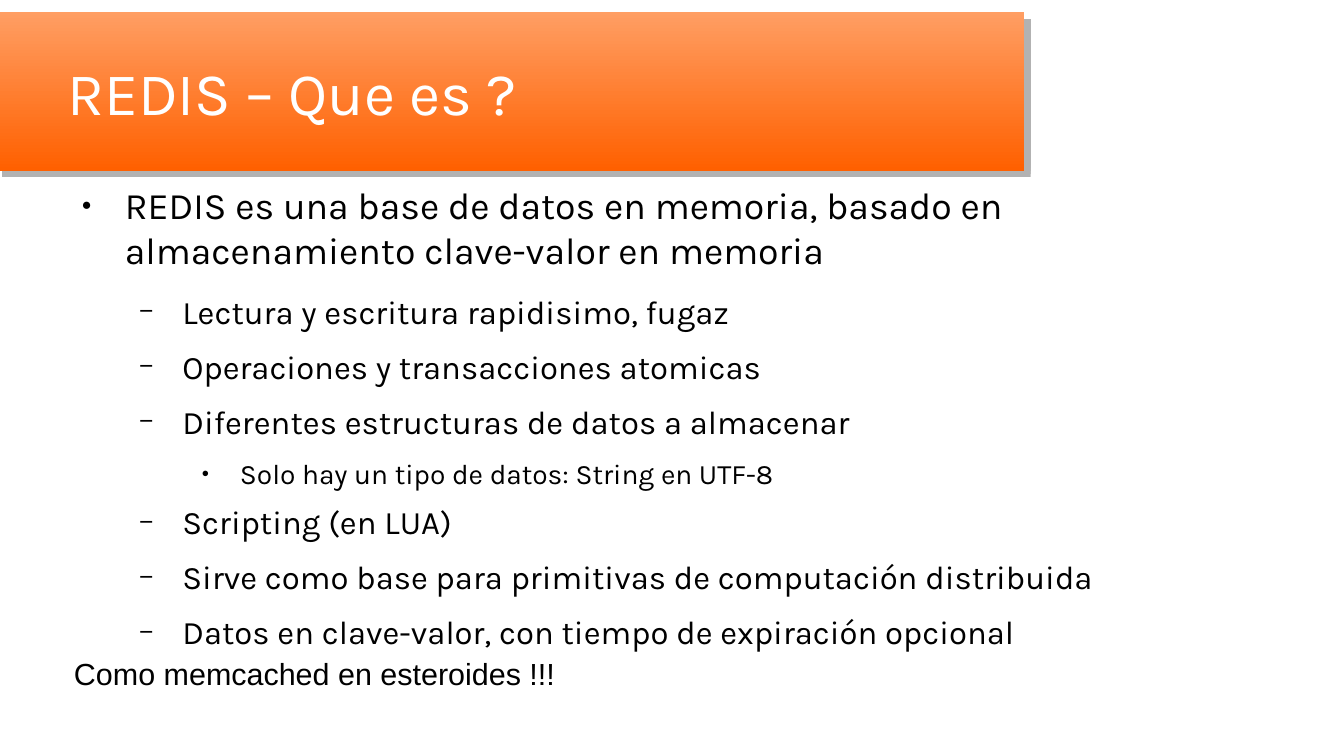
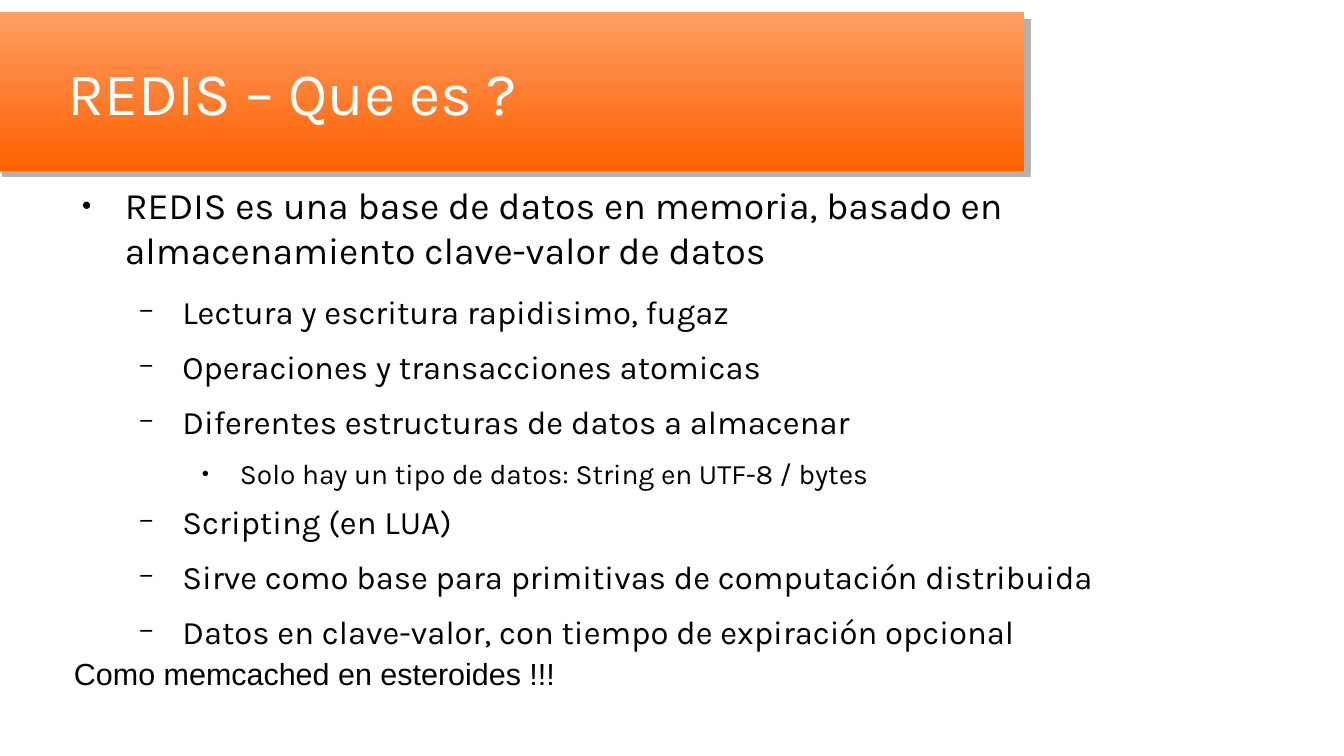
Before and after one commit to oscar-besga-panel/YaitRedisAndJedis, a slide deck: slide 2 of YaitRedisJedis_es.odp. Drawn at 1344x756 pixels with LibreOffice and Linux fonts; fonts in the diff are those of the drawing; background and template pictures are left out. Boxes give left, top, right and bottom in pixels: in the first picture for what was removed or moved away, otherwise in the second. Text is boxed around its words. In the diff, an @@ line names an element or a change of style, - is before the commit and + after.

```diff
--- a/YaitRedisJedis_es.odp
+++ b/YaitRedisJedis_es.odp
@@ text at [125,193,1003,265]: text changed @@
-● REDIS es una base de datos en memoria, basado en almacenamiento clave-valor en memoria
+● REDIS es una base de datos en memoria, basado en almacenamiento clave-valor de datos
@@ text at [240,464,868,491]: text changed @@
-    ● Solo hay un tipo de datos: String en UTF-8
+    ● Solo hay un tipo de datos: String en UTF-8 / bytes
```
Also in this commit, not shown: 18 other slides changed, 2 slides added, 16 other files.
